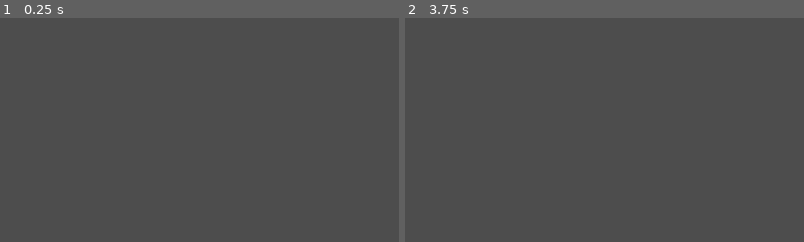
Above: before the commit, frames 1-2 (left to right).
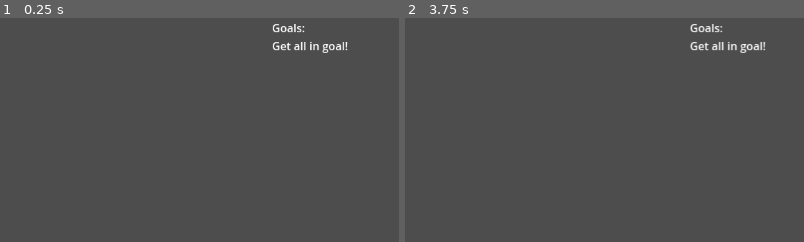
Above: after the commit, the same moments.

Repository: X-Returnal/Haunting-Run
Game: Godot game, scene res://test.tscn
Two runs of this game, one before a commit and one after it. Both use one fixed random seed, a clock stepped at 60 frames per second and the inputs below. The engine's default icon, where the game draws it, is replaced by a stand-in: a white triangle on a blue panel in a dark square.
Inputs:
- Up to frame 1 (0.25 s): no input
- Up to frame 2 (3.75 s): hold D (right) 0.53-2.03 s; tap W (up) at 0.6, 0.77, 1.07, 1.35, 1.52, 1.82, 2.1, 2.85, 3.02, 3.32, 3.6 s; tap Enter at 1.25 s; tap Space at 2 s; hold A (left) 2.03-2.78 s; hold D (right) from 2.78 s (still down)
The pictures show only the part of the screen within x 50-100%, y 0-50%; the shares and areas given below are measured in that part.

The runs differ from the first frame. In frame 1, 0.5% of the frame differs, in the area x 68-88%, y 2-16%; in frame 2, 0.6%, in the area x 71-91%, y 2-16%.
Error before the commit: Parse Error: Expected function name after "func". (res://level.gd:15)

Commit message:
level complete
now how am i going to make player movement

Diff:
--- a/lemm_area.gd
+++ b/lemm_area.gd
@@ -9,13 +9,14 @@
 @export var lemm_count = 0
 @export var generic_goal = 0
 
-@export var win_int = 0
+@export var win_str = "add details"
 
 
 func _ready():
 
 	if isgoal:
-		$"..".set_goal(win_int)
+		# using $".." may cause problems in the future when organizing level trees
+		$"..".set_goal(win_str)
 
 
 
@@ -26,8 +27,8 @@
 			body.x_direction = modx
 			body.jumping = modjump
 		if isgoal:
-			if lemm_count> generic_goal:
-				$"..".clear_goal(win_int)
+			if lemm_count >= generic_goal:
+				$"..".clear_goal(win_str)
 
 			body.die()
 		if isdeath:
--- a/level.gd
+++ b/level.gd
@@ -1,15 +1,25 @@
 extends Node2D
 
-var current_goals = [9999]
+@export var current_goals = [""]
+var has_won = false
 # Called when the node enters the scene tree for the first time.
 func _ready():
 	pass # Replace with function body.
 
 
-func set_goal(goal:int):
-	if current_goals == [9999]:
+
+func set_goal(goal:String):
+	if current_goals == [""]:
 		current_goals = [goal]
 		return
 	current_goals += goal
 
-func
+func clear_goal(goal:String):
+	current_goals=current_goals.filter(func(cgoal): return cgoal != goal)
+
+
+func _on_finish_check_delay_timeout():
+
+	if !current_goals:
+		# TODO: win()
+		has_won = true
--- a/test.tscn
+++ b/test.tscn
@@ -1,10 +1,11 @@
-[gd_scene load_steps=8 format=3 uid="uid://o3v2fenocp7p"]
+[gd_scene load_steps=9 format=3 uid="uid://o3v2fenocp7p"]
 
 [ext_resource type="Script" path="res://level.gd" id="1_arsve"]
 [ext_resource type="PackedScene" uid="uid://dwbijnjft7fr6" path="res://lemm_spawn.tscn" id="2_qxu83"]
 [ext_resource type="PackedScene" uid="uid://bgj2wf7cnv78b" path="res://lemm_area.tscn" id="2_xi7bc"]
 [ext_resource type="PackedScene" uid="uid://dgo23c8ky1rge" path="res://camera.tscn" id="3_v6jks"]
 [ext_resource type="PackedScene" uid="uid://dh1gtwy6bchqg" path="res://lemm_area_large.tscn" id="4_tv5dd"]
+[ext_resource type="PackedScene" uid="uid://n5d8qomxy7rg" path="res://ui.tscn" id="5_u33gf"]
 
 [sub_resource type="RectangleShape2D" id="RectangleShape2D_twbn2"]
 size = Vector2(1186, 64.5)
@@ -57,6 +58,8 @@
 position = Vector2(576, 327)
 limit = Vector4(-2048, -2048, 2048, 2048)
 
+[node name="ui" parent="Camera2D" instance=ExtResource("5_u33gf")]
+
 [node name="lemm_area_large" parent="." instance=ExtResource("4_tv5dd")]
 position = Vector2(74, 480)
 gravity_point_center = Vector2(1, 0)
@@ -66,3 +69,9 @@
 modjump = true
 isgoal = true
 generic_goal = 50
+win_str = "Get all in goal!"
+
+[node name="finish_check_delay" type="Timer" parent="."]
+autostart = true
+
+[connection signal="timeout" from="finish_check_delay" to="." method="_on_finish_check_delay_timeout"]
--- /dev/null
+++ b/ui.gd
@@ -0,0 +1,15 @@
+extends Control
+
+
+# Called when the node enters the scene tree for the first time.
+func _ready():
+	pass # Replace with function body.
+
+
+# Called every frame. 'delta' is the elapsed time since the previous frame.
+func _process(delta):
+	$progress.text = "Goals:"
+	if $"../..".has_won:
+		$victory.visible=true
+	for goal_txt in $"../..".current_goals:
+		$progress.text+="\n"+goal_txt
--- /dev/null
+++ b/ui.tscn
@@ -0,0 +1,47 @@
+[gd_scene load_steps=2 format=3 uid="uid://n5d8qomxy7rg"]
+
+[ext_resource type="Script" path="res://ui.gd" id="1_uuirf"]
+
+[node name="ui" type="Control"]
+layout_mode = 3
+anchors_preset = 8
+anchor_left = 0.5
+anchor_top = 0.5
+anchor_right = 0.5
+anchor_bottom = 0.5
+grow_horizontal = 2
+grow_vertical = 2
+script = ExtResource("1_uuirf")
+
+[node name="progress" type="Label" parent="."]
+layout_mode = 0
+offset_left = 393.0
+offset_top = -320.0
+offset_right = 566.0
+offset_bottom = -265.0
+
+[node name="HBoxContainer" type="HBoxContainer" parent="."]
+layout_mode = 1
+anchors_preset = 2
+anchor_top = 1.0
+anchor_bottom = 1.0
+offset_top = 565.0
+offset_right = 1154.0
+offset_bottom = 651.0
+grow_vertical = 0
+
+[node name="victory" type="Label" parent="."]
+visible = false
+layout_mode = 1
+anchors_preset = 7
+anchor_left = 0.5
+anchor_top = 1.0
+anchor_right = 0.5
+anchor_bottom = 1.0
+offset_left = -28.0
+offset_top = 106.0
+offset_right = 44.0
+offset_bottom = 143.0
+grow_horizontal = 2
+grow_vertical = 0
+text = "Suceed!!!"
